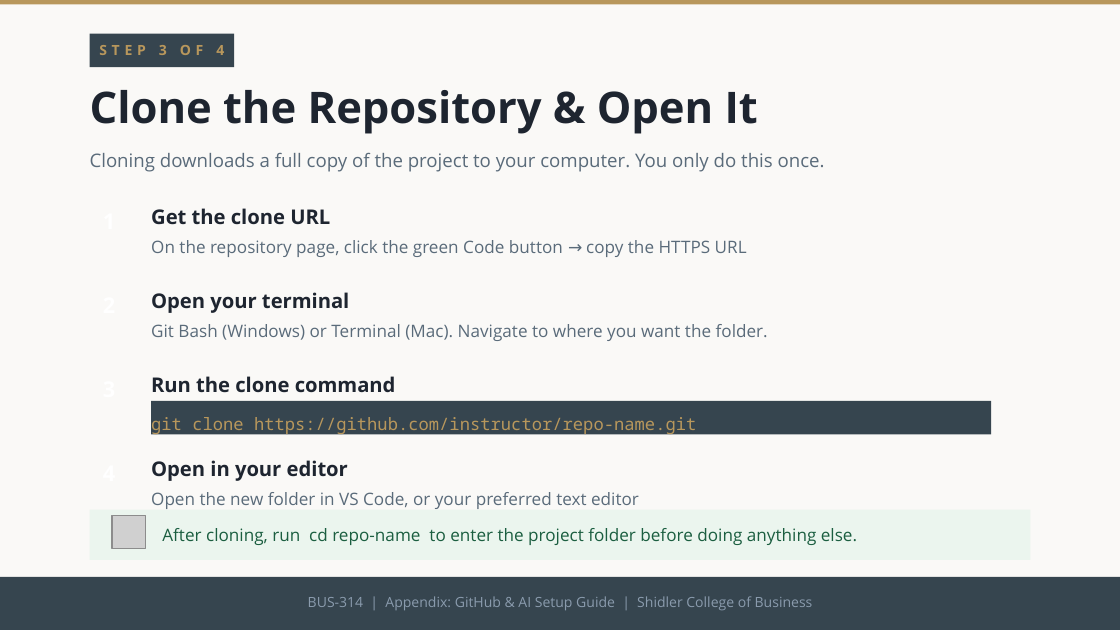
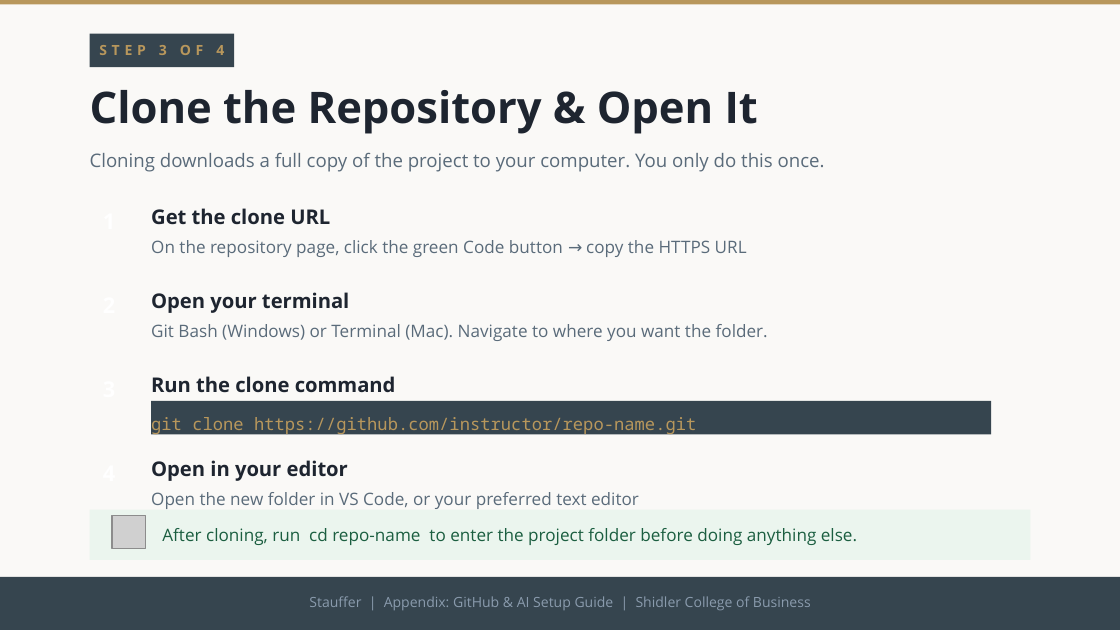
Before and after one commit to adamwstauffer/shidler, a slide deck: slide 5 of GitHub_AI_Appendix.pptx. Drawn at 1120x630 pixels with LibreOffice and Linux fonts; fonts in the diff are those of the drawing; grey boxes stand for pictures. Boxes give left, top, right and bottom in pixels: in the first picture for what was removed or moved away, otherwise in the second. Text is boxed around its words. In the diff, an @@ line names an element or a change of style, - is before the commit and + after.

```diff
--- a/GitHub_AI_Appendix.pptx
+++ b/GitHub_AI_Appendix.pptx
@@ text at (309,596,811,610): text changed @@
-BUS-314 | Appendix: GitHub & AI Setup Guide | Shidler College of Business
+Stauffer | Appendix: GitHub & AI Setup Guide | Shidler College of Business
```
Also in this commit, not shown: 14 other slides changed, 1 other file.
